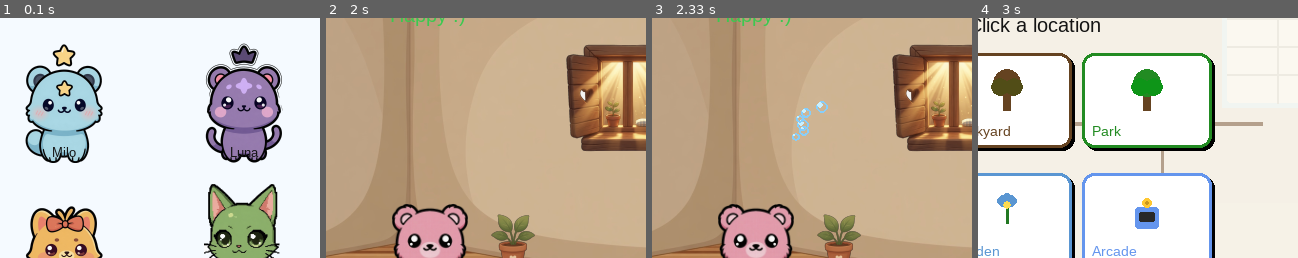
Above: before the commit, frames 1-4 (left to right).
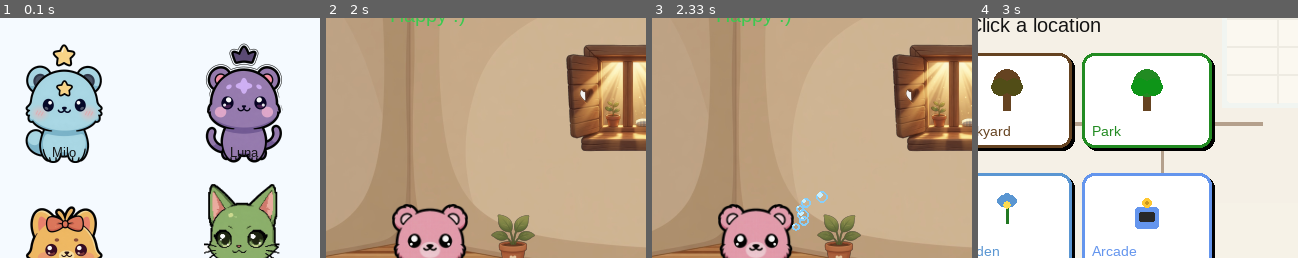
Above: after the commit, the same moments.

Repository: nickamis606/ourworld
Game: pygame game, started from main_pygame.py
The game is run twice, just before and just after one commit, with the same random seed, the same clock (stepped at 60 frames per second) and the same inputs.
Inputs (mouse positions are % of the whole screen's width and height, from its top left):
- Up to frame 1 (0.1 s): no input
- Up to frame 2 (2 s): tap Enter at 0.33, 1.67 s; click "MAP (M)" at 0.72 s; click (19, 35) at 1.05 s; click (20, 19) at 1.38 s
- Up to frame 3 (2.33 s): tap C at 2 s
- Up to frame 4 (3 s): click "MAP (M)" at 2.88 s
The pictures show only the part of the screen within x 37-87%, y 16-66%; the shares and areas given below are measured in that part.

Frames 1-2 are identical in both runs. In frame 3, 0.8% of the frame differs, in the area x 43-55%, y 34-89%; in frame 4, nothing differs.

Commit message:
fix: make action animations follow actual pet_sprite.pos (works correctly in all locations, not just home). Also added map_mode=False in on_enter() for extra safety on scene return. Removed duplicate methods at end of file.

Diff:
--- a/scenes/main_scene.py
+++ b/scenes/main_scene.py
@@ -3,6 +3,7 @@
 MainScene - Primary gameplay scene.
 
 Clean version with pot only drawn when home_decorated is True.
+Animations now follow actual pet position (works in all locations).
 """
 
 import pygame
@@ -172,6 +173,10 @@
         self.pet_sprite.update(dt)
         self.animator.update(dt)
 
+    def on_enter(self):
+        super().on_enter()
+        self.map_mode = False   # belt-and-suspenders reset on re-entry
+
     def on_exit(self):
         """Reset transient UI state when leaving MainScene (e.g. to Arcade).
         This prevents the map overlay from staying visible when returning later.
@@ -179,8 +184,6 @@
         """
         super().on_exit()
         self.map_mode = False
-        # Optionally clear any active animation or status if desired
-        # self.animator.reset() if such method exists
 
     def draw(self, surface: pygame.Surface):
         loc = self.game_state.pet.location
@@ -229,7 +232,8 @@
             self.arcade_panel.draw(surface)
 
         if self.animator.is_active:
-            self.animator.draw(surface, 340, 210)
+            px, py = self.pet_sprite.pos
+            self.animator.draw(surface, int(px), int(py))
 
         hint = self.tiny_font.render("F/P/C/R • M=Map • Q=Quit", True, (100, 100, 100))
         surface.blit(hint, (15, 455))
